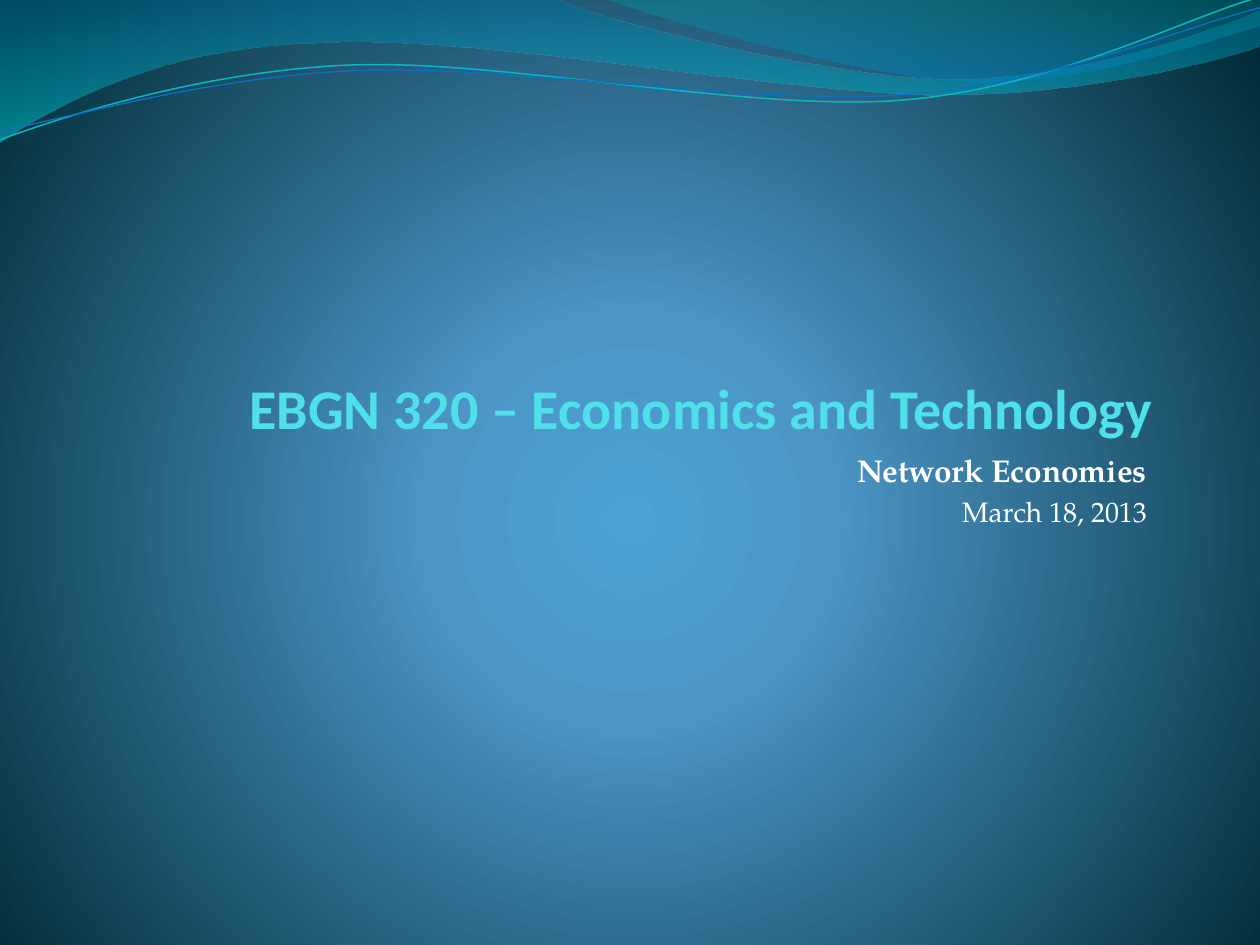
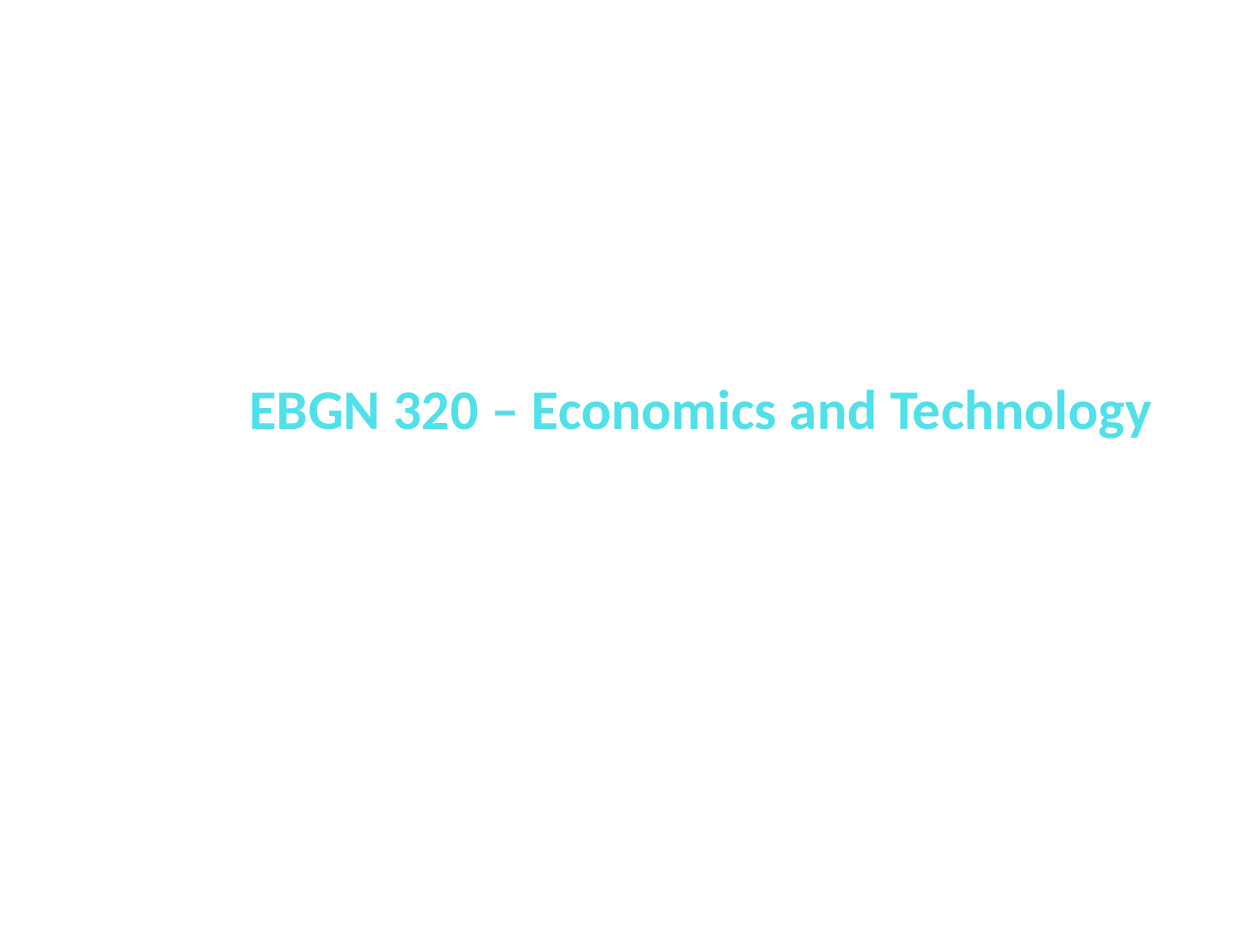
Before and after one commit to muff1nman/ClassNotes, a slide deck: slide 1 of Econ/PPT/S13_Lecture_15.pptx. Drawn at 1260x945 pixels with LibreOffice and Linux fonts; fonts in the diff are those of the drawing. Boxes give left, top, right and bottom in pixels: in the first picture for what was removed or moved away, otherwise in the second. Text is boxed around its words. In the diff, an @@ line names an element or a change of style, - is before the commit and + after.

```diff
--- a/Econ/PPT/S13_Lecture_15.pptx
+++ b/Econ/PPT/S13_Lecture_15.pptx
@@ background gradient #4AA0D6 to #4C98C7 to #002C38 to #FFFFFF @@
@@ freeform shape removed at bbox=[0, 0, 1260, 142] @@
@@ freeform shape removed at bbox=[0, 0, 1260, 147] @@
@@ freeform shape removed at bbox=[0, 8, 1260, 141] @@
@@ freeform shape removed at bbox=[604, 0, 1260, 87] @@
@@ text "EBGN 320 – Economics and ..." at bbox=[250, 389, 1152, 439]: text colour #51E0EA to #50E0EA @@
@@ subtitle removed at bbox=[857, 459, 1147, 526] @@
-Network Economies
-March 18, 2013
```
Also in this commit, not shown: 23 other slides changed, 11 other files.
